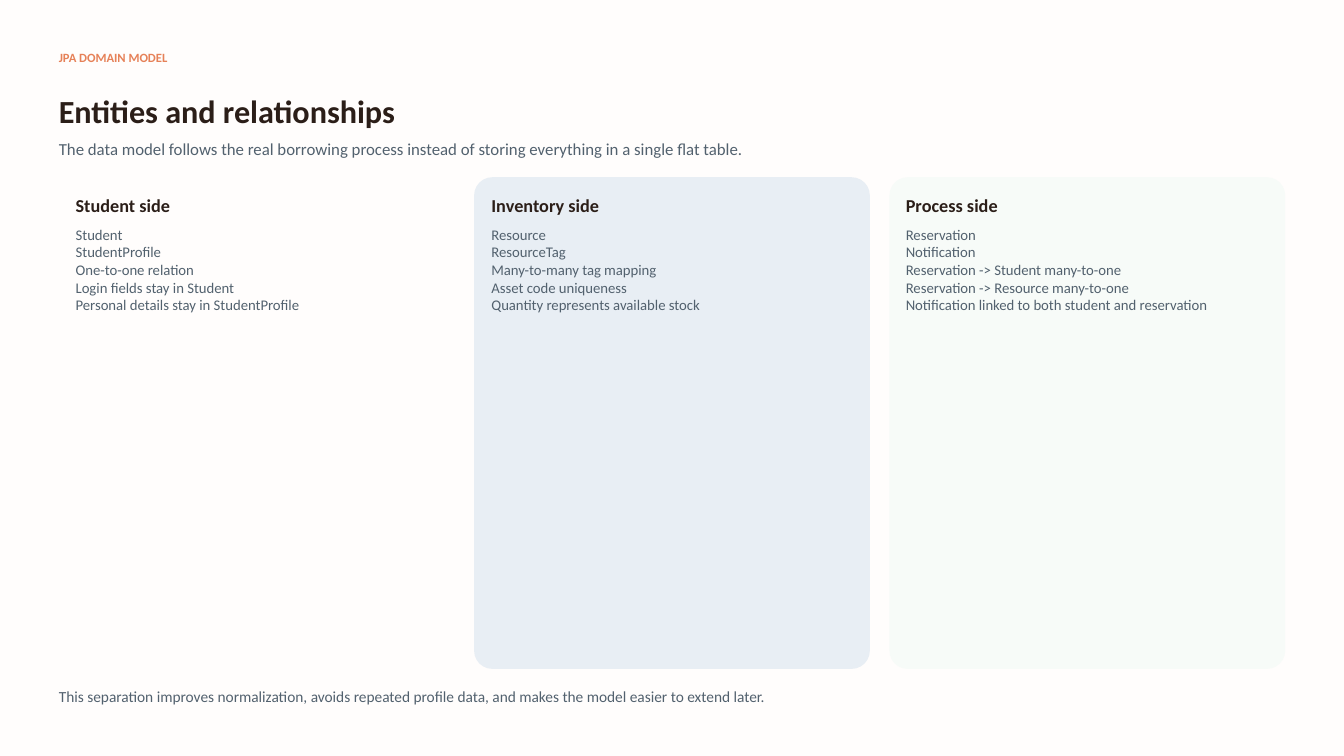
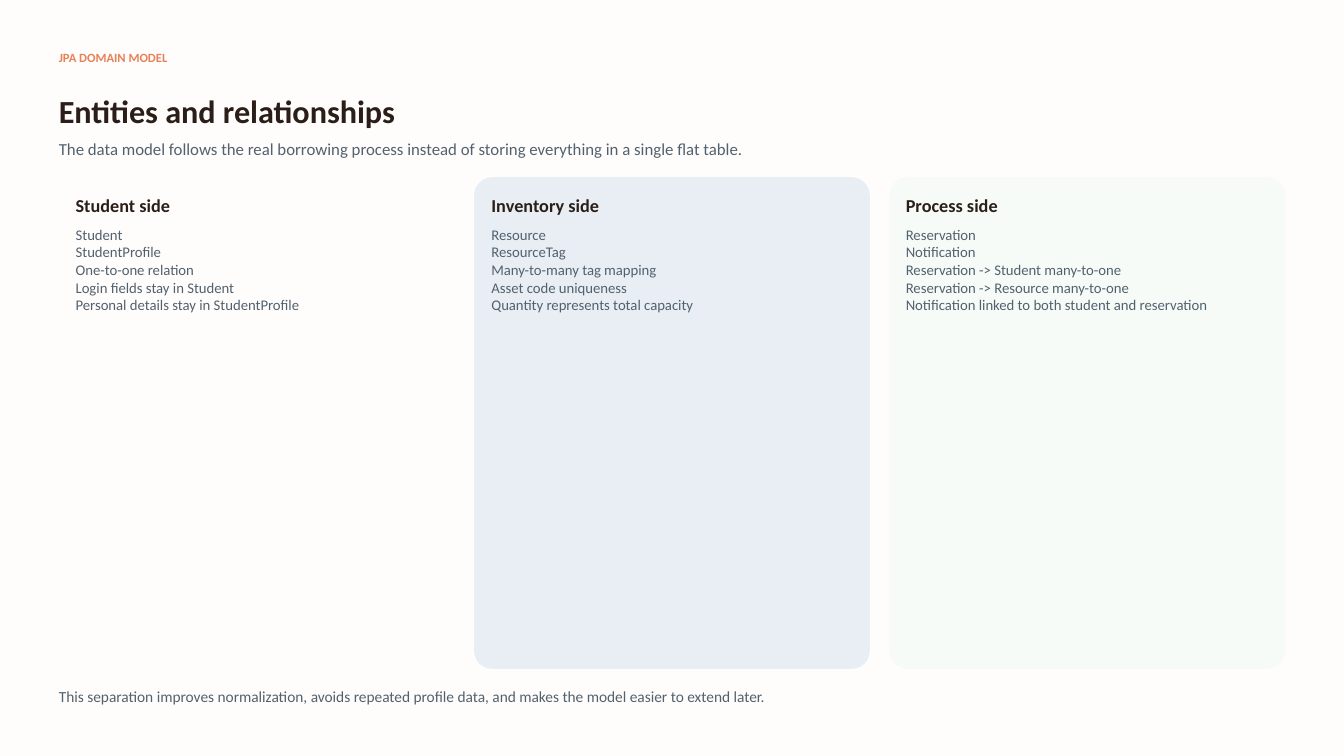
Before and after one commit to montassar1234/campus-resourcely, a slide deck: slide 5 of docs/Campus-Resourcely-Spring-Boot-Defense.pptx. Drawn at 1344x756 pixels with LibreOffice and Linux fonts; fonts in the diff are those of the drawing. Boxes give left, top, right and bottom in pixels: in the first picture for what was removed or moved away, otherwise in the second. Text is boxed around its words. In the diff, an @@ line names an element or a change of style, - is before the commit and + after.

```diff
--- a/docs/Campus-Resourcely-Spring-Boot-Defense.pptx
+++ b/docs/Campus-Resourcely-Spring-Boot-Defense.pptx
@@ text at bbox=[491, 300, 693, 313]: text changed @@
-Quantity represents available stock
+Quantity represents total capacity
```
Also in this commit, not shown: 8 other slides changed, 28 other files.
